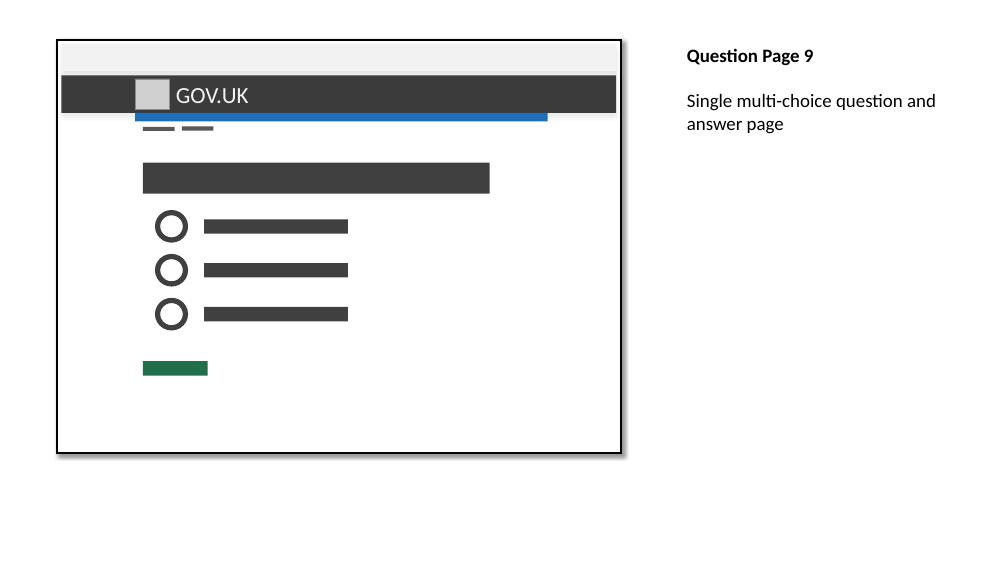
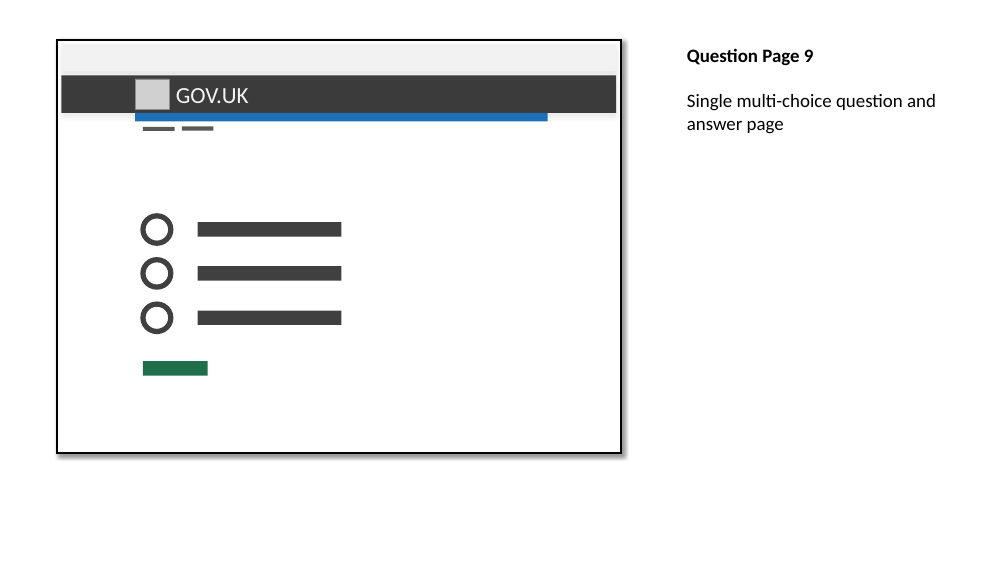
Before and after one commit to Cloud-Awesome/gds-wireframe-stencils, a slide deck: slide 8 of PageIconDesigns.pptx (slide 12 before the commit). Drawn at 1008x567 pixels with LibreOffice and Linux fonts; fonts in the diff are those of the drawing; grey boxes stand for pictures. Boxes give left, top, right and bottom in pixels: in the first picture for what was removed or moved away, otherwise in the second. Text is boxed around its words. In the diff, an @@ line names an element or a change of style, - is before the commit and + after.

```diff
--- a/PageIconDesigns.pptx
+++ b/PageIconDesigns.pptx
@@ rectangle removed at (x1=143, y1=163, x2=490, y2=194) @@
@@ 3 ellipses moved together from (x1=157, y1=212, x2=185, y2=327) to (x1=143, y1=216, x2=171, y2=331) @@
@@ 3 rectangles moved together from (x1=204, y1=219, x2=348, y2=321) to (x1=197, y1=222, x2=341, y2=325) @@
```
Also in this commit, not shown: 19 other slides changed, 1 slide added, 1 other file.
